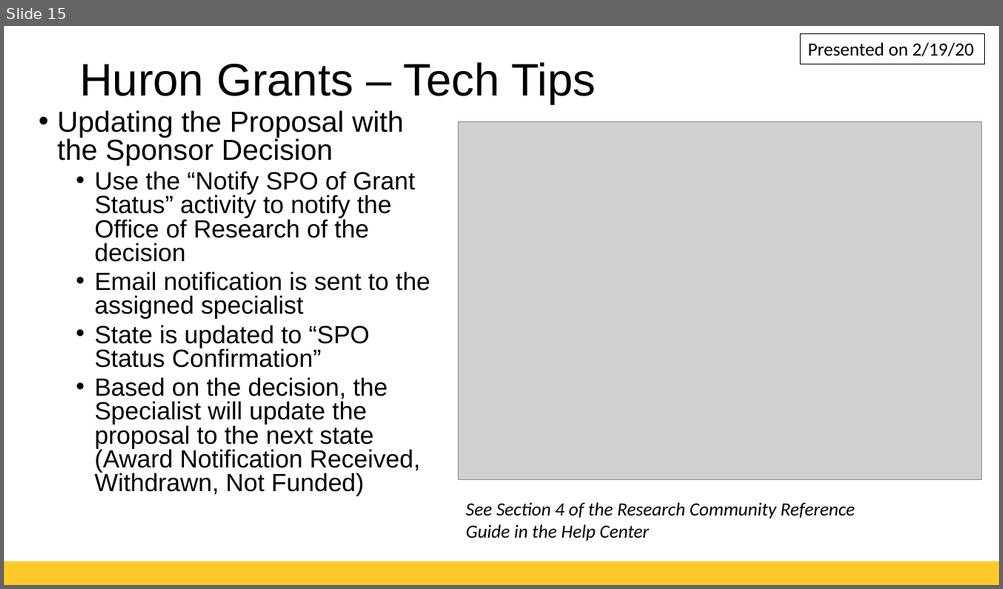
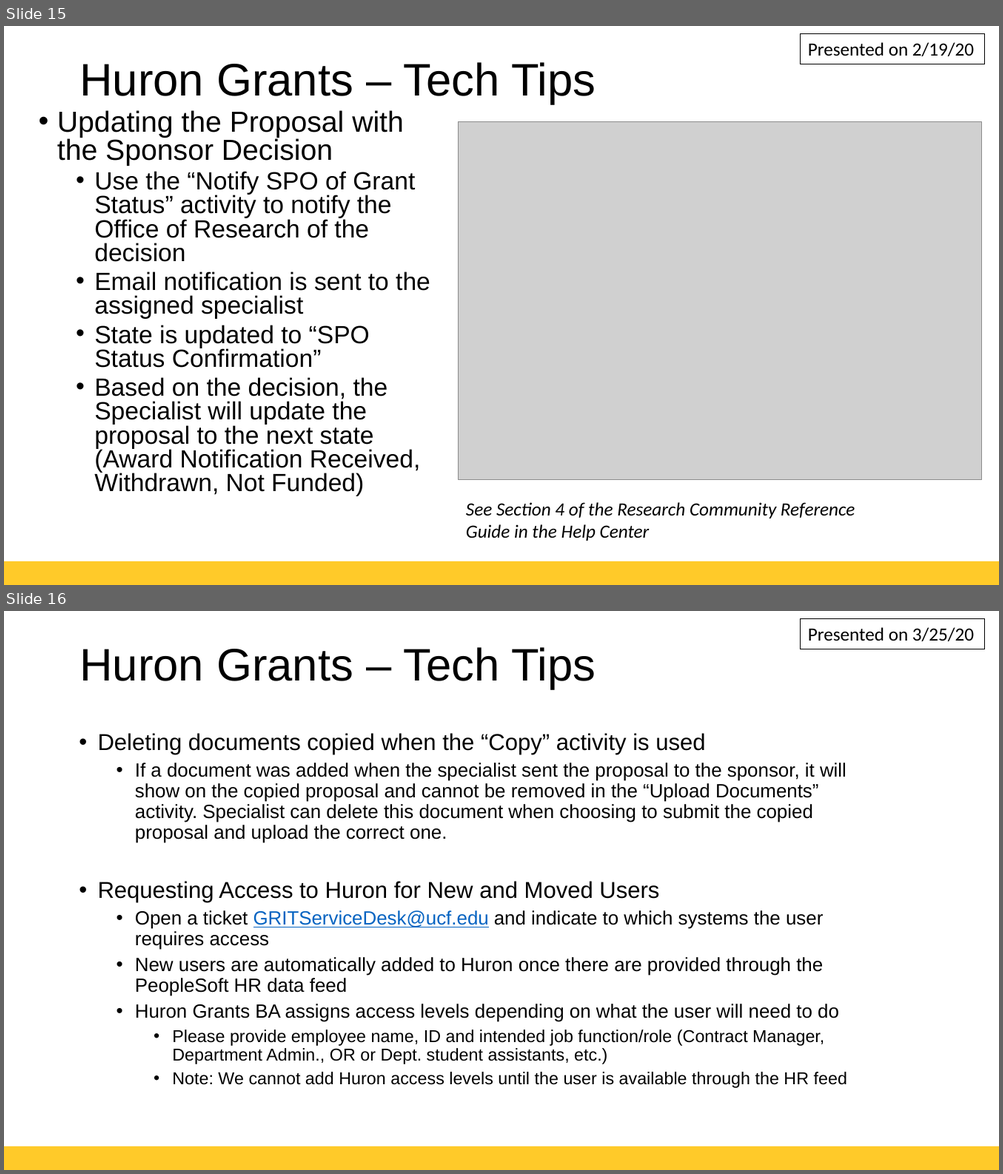
Before and after one commit to ORC-RIS/wahoo-website, a slide deck: files/GRITTechTips.pptx. Shown one above the other, each under a label of ours: slide 15 before the commit, slides 15 and 16 after it. The pictures are 1003x589 and 1003x1174 pixels, drawn with LibreOffice and Linux fonts; fonts in the diff are those of the drawing; grey boxes stand for pictures; background and template pictures are left out. Boxes give left, top, right and bottom in pixels: in the first picture for what was removed or moved away, otherwise in the second. Text is boxed around its words. In the diff, an @@ line names an element or a change of style, - is before the commit and + after.

Commit message:
pushing updates to wahoo site for GRIT Tech Tips from EXCIT meeting and Huron Agreement PPTs

```diff
--- a/files/GRITTechTips.pptx
+++ b/files/GRITTechTips.pptx
@@ slide 16 added at (4, 611, 999, 1170), background #FFFFFF; not listed: 1 template element that a slide beside it also shows @@
@@ rectangle added at (800, 619, 984, 649), outline #000000 0.75 pt, 18 pt, text #000000 @@
+Presented on 3/25/20
@@ title added at (79, 647, 595, 689), 44 pt, text #000000 @@
+Huron Grants – Tech Tips
@@ text added at (98, 733, 847, 1088), 18.5 pt, text #000000 @@
+  • Deleting documents copied when the “Copy” activity is used
+    • If a document was added when the specialist sent the proposal to the sponsor, it will show on the copied proposal and cannot be removed in the “Upload Documents” activity. Specialist can delete this document when choosing to submit the copied proposal and upload the correct one.
+  • Requesting Access to Huron for New and Moved Users
+    • Open a ticket GRITServiceDesk@ucf.edu and indicate to which systems the user requires access
+    • New users are automatically added to Huron once there are provided through the PeopleSoft HR data feed
+    • Huron Grants BA assigns access levels depending on what the user will need to do
+      • Please provide employee name, ID and intended job function/role (Contract Manager, Department Admin., OR or Dept. student assistants, etc.)
+      • Note: We cannot add Huron access levels until the user is available through the HR feed
```
Also in this commit, not shown: 1 other slide added, 2 other files.
